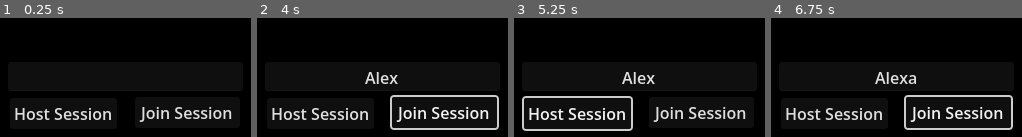
Above: before the commit, frames 1-4 (left to right).
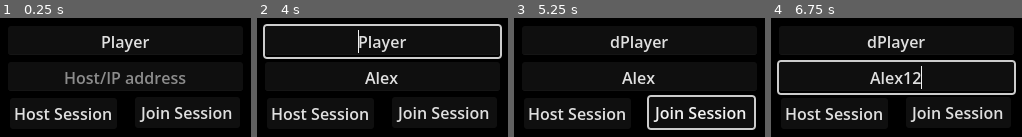
Above: after the commit, the same moments.

Repository: nathgoutam93/grey-line
Game: Godot game, scene res://scenes/main_menu/main_menu.tscn
The game is run twice, just before and just after one commit, with the same random seed, the same clock (stepped at 60 frames per second) and the same inputs.
Inputs (mouse positions are in pixels of both pictures, inside the frame that each line leads up to):
- Up to frame 1 (0.25 s): no input
- Up to frame 2 (4 s): click (382, 77) at 0.52 s; type "Alex" at 0.6 s; click "Join Session" at 1.25 s; click "Host Session" at 2 s; move the mouse to (outside the picture) at 2.77 s; hold D (move_right) 2.78-3.53 s; hold Tab (stats) 2.78-3.53 s; tap Enter at 3.5 s; move the mouse to (outside the picture) at 3.52 s; hold S (move_down) from 3.53 s (still down); tap G (drop_weapon) at 3.6 s; tap Tab (stats) at 3.8 s
- Up to frame 3 (5.25 s): move the mouse to (702, 32) at 4.27 s; release S (move_down) at 4.28 s; hold D (move_right) 4.28-5.03 s; hold Tab (stats) 4.28-5.03 s; tap 3 (malee) at 4.35 s; move the mouse to (outside the picture) at 5.02 s; hold W (move_up) from 5.03 s (still down); tap F (pickup) at 5.1 s
- Up to frame 4 (6.75 s): tap Tab (stats) at 5.3 s; move the mouse to (outside the picture) at 5.77 s; release W (move_up) at 5.78 s; hold Tab (stats) 5.78-6.53 s; hold A (move_left) from 5.78 s (still down); tap 1 (primary) at 5.85 s; move the mouse to (outside the picture) at 6.52 s; tap 2 (secondary) at 6.6 s

The runs differ from the first frame. In frame 1, 3.2% of the frame differs, in the area x 25-75%, y 15-56%; in frame 2, 6.6%; in frame 3, 5.0%; in frame 4, 8.1%, in the area x 2-98%, y 15-95%.

Commit message:
feat: added option to take playername while playing

Diff:
--- a/components/deathmatch/deathmatch.gd
+++ b/components/deathmatch/deathmatch.gd
@@ -145,7 +145,7 @@
 
 func _new_player_stats(peer_id: int) -> Dictionary:
 	return {
-		"player_identifier": peer_id,
+		"player_identifier": _player_identifier(peer_id),
 		"kills": 0,
 		"deaths": 0,
 		"loadout": {},
@@ -197,9 +197,10 @@
 
 	var stats: Dictionary = player_stats[peer_id]
 	var has_changed := false
-
-	if stats.get("player_identifier", -1) != peer_id:
-		stats["player_identifier"] = peer_id
+	var identifier := _player_identifier(peer_id)
+
+	if stats.get("player_identifier", "") != identifier:
+		stats["player_identifier"] = identifier
 		has_changed = true
 	if stats.get("loadout", {}) != loadout_payload:
 		stats["loadout"] = loadout_payload
@@ -217,3 +218,17 @@
 		if _refresh_player_combat_data(int(peer_id)):
 			has_any_change = true
 	return has_any_change
+
+func _player_identifier(peer_id: int) -> String:
+	var multiplayer_manager := _get_multiplayer_manager()
+	if multiplayer_manager and multiplayer_manager.has_method("get_player_name"):
+		var player_name := String(multiplayer_manager.get_player_name(peer_id)).strip_edges()
+		if player_name != "":
+			return player_name
+	return str(peer_id)
+
+func _get_multiplayer_manager() -> Node:
+	var nodes := get_tree().get_nodes_in_group("multiplayer_manager")
+	if nodes.is_empty():
+		return null
+	return nodes[0]
--- a/components/multiplayer/multiplayer_manager.gd
+++ b/components/multiplayer/multiplayer_manager.gd
@@ -7,9 +7,22 @@
 @onready var level: Node2D = get_node("../Level")
 @onready var ui_layer: CanvasLayer = get_node("../UI")
 @onready var hostname_input: LineEdit = get_node_or_null("../UI/Control/hostname")
+@onready var player_name_input: LineEdit = get_node_or_null("../UI/Control/player_name")
+
+var local_player_name := ""
+var player_names := {}
 
 func _ready():
+	add_to_group("multiplayer_manager")
+
+	local_player_name = _resolve_local_player_name()
+	if player_name_input and player_name_input.text.strip_edges() == "":
+		player_name_input.text = local_player_name
+
+	multiplayer.connected_to_server.connect(_on_connected_to_server)
+
 	if OS.has_feature("dedicated_server"):
+		local_player_name = "DedicatedServer"
 		host_game()
 
 
@@ -21,11 +34,16 @@
 		return
 
 	multiplayer.multiplayer_peer = peer
+	if not multiplayer.peer_disconnected.is_connected(_on_peer_disconnected):
+		multiplayer.peer_disconnected.connect(_on_peer_disconnected)
+	local_player_name = _resolve_local_player_name()
+	_set_player_name_for_peer(multiplayer.get_unique_id(), local_player_name)
 	print("Hosting game on port %d..." % port)
 
 	_start_game()
 
 func join_game():
+	local_player_name = _resolve_local_player_name()
 	var target_address := _get_target_address()
 	var peer = ENetMultiplayerPeer.new()
 	var error = peer.create_client(target_address, port)
@@ -46,6 +64,46 @@
 
 	return address
 
+func _on_connected_to_server() -> void:
+	rpc_id(1, "_register_player_name", local_player_name)
+
+func _on_peer_disconnected(id: int) -> void:
+	if multiplayer.is_server():
+		player_names.erase(id)
+
+@rpc("any_peer", "reliable")
+func _register_player_name(raw_name: String) -> void:
+	if not multiplayer.is_server():
+		return
+
+	var peer_id := multiplayer.get_remote_sender_id()
+	var resolved_name := _sanitize_player_name(raw_name, peer_id)
+	_set_player_name_for_peer(peer_id, resolved_name)
+
+func get_player_name(peer_id: int) -> String:
+	return String(player_names.get(peer_id, "Player %d" % peer_id))
+
+func _set_player_name_for_peer(peer_id: int, raw_name: String) -> void:
+	player_names[peer_id] = _sanitize_player_name(raw_name, peer_id)
+
+func _resolve_local_player_name() -> String:
+	var raw_name := ""
+	if player_name_input:
+		raw_name = player_name_input.text
+	elif OS.has_feature("dedicated_server"):
+		raw_name = "DedicatedServer"
+	else:
+		raw_name = OS.get_environment("USER")
+	if raw_name.strip_edges() == "":
+		raw_name = "Player"
+	return _sanitize_player_name(raw_name, multiplayer.get_unique_id())
+
+func _sanitize_player_name(raw_name: String, peer_id: int) -> String:
+	var cleaned := raw_name.strip_edges()
+	if cleaned == "":
+		cleaned = "Player %d" % peer_id
+	return cleaned.substr(0, 24)
+
 func _start_game():
 	if ui_layer:
 		ui_layer.hide()
--- a/scenes/main_menu/main_menu.tscn
+++ b/scenes/main_menu/main_menu.tscn
@@ -67,6 +67,23 @@
 offset_bottom = -19.0
 grow_horizontal = 2
 grow_vertical = 2
+placeholder_text = "Host/IP address"
+alignment = 1
+
+[node name="player_name" type="LineEdit" parent="UI/Control" unique_id=1754721834]
+layout_mode = 1
+anchors_preset = 8
+anchor_left = 0.5
+anchor_top = 0.5
+anchor_right = 0.5
+anchor_bottom = 0.5
+offset_left = -115.0
+offset_top = -86.0
+offset_right = 120.0
+offset_bottom = -55.0
+grow_horizontal = 2
+grow_vertical = 2
+placeholder_text = "Player name"
 alignment = 1
 
 [connection signal="pressed" from="UI/Control/join" to="MultiplayerManager" method="join_game"]
--- a/scenes/maps/counter_strike/counter_strike.tscn
+++ b/scenes/maps/counter_strike/counter_strike.tscn
@@ -1946,22 +1946,12 @@
 grow_vertical = 2
 
 [node name="Leaderboard" parent="UI/Control" unique_id=1482750033 instance=ExtResource("14_k00yj")]
-layout_mode = 1
-anchors_preset = 8
-anchor_left = 0.5
-anchor_top = 0.5
-anchor_right = 0.5
-anchor_bottom = 0.5
-offset_left = -150.0
-offset_top = -150.0
-offset_right = 150.0
-offset_bottom = 150.0
-grow_horizontal = 2
-grow_vertical = 2
+layout_mode = 0
+anchors_preset = 0
 
 [node name="DeathmatchGameMode" parent="." unique_id=515007015 node_paths=PackedStringArray("leaderboard", "map") instance=ExtResource("3_mflnu")]
 player_scene = ExtResource("3_b3xq6")
-leaderboard = NodePath("../UI/Control/Leaderboard")
+leaderboard = NodePath("")
 map = NodePath("../Map")
 
 [node name="PlayerSpawner" type="MultiplayerSpawner" parent="." unique_id=712465194]
--- a/scenes/ui/deathmatch/leaderboard.gd
+++ b/scenes/ui/deathmatch/leaderboard.gd
@@ -26,7 +26,10 @@
 		var kda_label: Label = row.get_node("Panel3/kda")
 		var loadout_label: Label = row.get_node("Panel2/loadout")
 
-		name_label.text = "%d" % int(peer_id)
+		var player_identifier := String(player_stat.get("player_identifier", str(peer_id)))
+		if player_identifier.strip_edges() == "":
+			player_identifier = str(peer_id)
+		name_label.text = player_identifier
 		kda_label.text = "%d / %d" % [kills, deaths]
 		loadout_label.text = "%s" % [current_weapon_name]
 
--- a/scenes/ui/deathmatch/leaderboard.tscn
+++ b/scenes/ui/deathmatch/leaderboard.tscn
@@ -11,17 +11,26 @@
 anchor_bottom = 0.5
 offset_left = -150.0
 offset_top = -150.0
-offset_right = 150.0
+offset_right = 170.0
 offset_bottom = 150.0
 grow_horizontal = 2
 grow_vertical = 2
 script = ExtResource("1_jjsm1")
 player_score_scene = ExtResource("1_d54bu")
 
+[node name="VBoxContainer2" type="VBoxContainer" parent="." unique_id=183016567]
+layout_mode = 0
+offset_left = 10.0
+offset_top = 10.0
+offset_right = 310.0
+offset_bottom = 40.0
+
+[node name="HBoxContainer" parent="VBoxContainer2" unique_id=1469261586 instance=ExtResource("1_d54bu")]
+layout_mode = 2
+
 [node name="VBoxContainer" type="VBoxContainer" parent="." unique_id=698842629]
 layout_mode = 0
-offset_right = 300.0
-offset_bottom = 500.0
-
-[node name="HBoxContainer" parent="VBoxContainer" unique_id=1469261586 instance=ExtResource("1_d54bu")]
-layout_mode = 2
+offset_left = 10.0
+offset_top = 50.0
+offset_right = 310.0
+offset_bottom = 300.0
